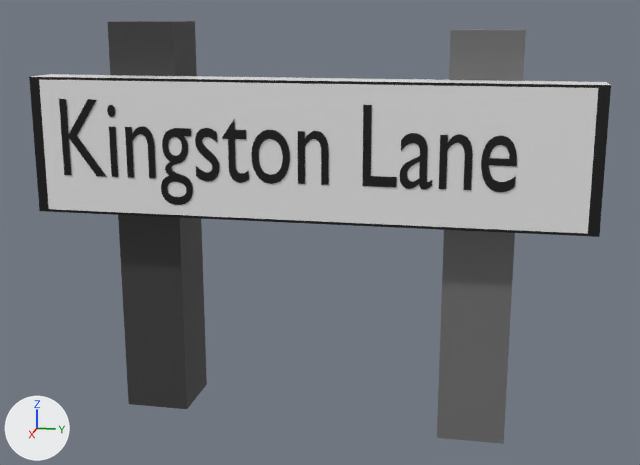
Renders of the FBX model Assets/Models/uk_street_sign_rural_10.fbx from each side of a commit.
Before and after are seen from a camera (50 mm lens) standing at (25.63, 8.79, 11.27) and looking at (0.07, 3.67, 4.88). The lights are fixed; the arrows at lower left show +X, +Y and +Z. Where no turn or scale is listed for an object, it has been applied to the vertices.
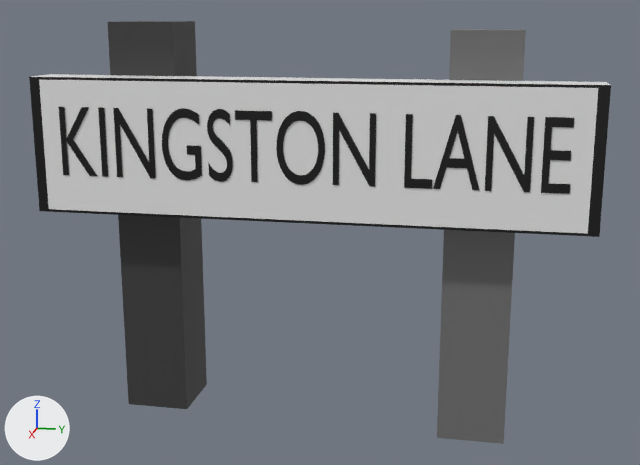
What differs and where, as boxes [x1, y1, x2, y2] in the pictures (640 x 465 px; the box of a moved part takes in the faces that stretch with it):
'Text', reshaped, rescaled (12% wider, 18% shorter): before [59, 99, 517, 205]; after [59, 107, 574, 194]
part 1 of me_text, moved or reshaped: before [362, 105, 397, 187]; after [404, 114, 432, 189]
part 2 of me_text, rebuilt (33% wider, 29% taller): before [400, 133, 432, 190]; after [333, 113, 376, 187]
part 3 of me_text, rebuilt (32% narrower, 35% taller): before [251, 130, 290, 184]; after [207, 109, 233, 182]
part 4 of me_text, rebuilt (38% wider, 34% taller): before [125, 126, 156, 178]; after [113, 108, 156, 178]
part 5 of me_text, rebuilt (19% wider, 33% taller): before [298, 131, 329, 185]; after [235, 110, 272, 182]
part 6 of me_text, rebuilt (10% wider, 37% taller): before [109, 127, 118, 177]; after [98, 108, 108, 177]
part 7 of me_text, added (black): after [276, 111, 325, 185]
part 8 of me_text, deleted (black): before [481, 135, 517, 192]
part 9 of me_text, deleted (black): before [439, 134, 473, 190]
part 10 of me_text, deleted: before [107, 105, 115, 117]
part 11 of me_text, cut back: before [161, 119, 249, 205]; after [162, 108, 202, 181]
part 12 of me_text, added (black): after [433, 115, 574, 194]

Patch to the scene script:
```diff
--- a/Assets/Models/uk_street_sign_rural_10.fbx.py
+++ b/Assets/Models/uk_street_sign_rural_10.fbx.py
@@ me_text @@
 # used by ob_text; location = (1.65, -3.9, 6.65); rotation_euler = (1.571, 0.0, 1.571), in degrees (90, 0, 90); scale = (2.32, 3.29, 4.0)
-me_text.from_pydata(...)  # 1057 vertices, 1041 faces; spans x 0.08..5.71, y -0.23..0.68, z 0.0
+me_text.from_pydata(...)  # 402 vertices, 382 faces; spans x 0.08..7.78, y -0.01..0.69, z 0.0
+# me_text part 1: the loose piece of 6 vertices spanning x 3.92..4.33, y 0.0..0.68, z 0.0 is moved by (1.52, 0.0, 0.0)
+# me_text part 2: the loose piece of 174 vertices spanning x 4.37..4.75, y -0.01..0.46, z 0.0 is rebuilt with 10 vertices and now spans x 4.39..5.02, y 0.0..0.68, z 0.0
+# me_text part 3: the loose piece of 96 vertices spanning x 2.56..3.04, y -0.01..0.46, z 0.0 is rebuilt with 122 vertices and now spans x 2.47..2.85, y -0.01..0.69, z 0.0
+# me_text part 4: the loose piece of 57 vertices spanning x 0.94..1.31, y 0.0..0.46, z 0.0 is rebuilt with 10 vertices and now spans x 0.98..1.61, y 0.0..0.68, z 0.0
+# me_text part 5: the loose piece of 57 vertices spanning x 3.13..3.51, y 0.0..0.46, z 0.0 is rebuilt with 8 vertices and now spans x 2.9..3.47, y 0.0..0.68, z 0.0
+# me_text part 6: the loose piece of 4 vertices spanning x 0.72..0.81, y 0.0..0.45, z 0.0 is rebuilt with 4 vertices and now spans x 0.73..0.83, y 0.0..0.68, z 0.0
+# me_text part 7: a new loose piece of 96 vertices spanning x 3.53..4.27, y -0.01..0.69, z 0.0, in mat_material_004 (black #000000)
+# me_text part 8: the loose piece of 99 vertices spanning x 5.31..5.71, y -0.01..0.46, z 0.0 is deleted
+# me_text part 9: the loose piece of 57 vertices spanning x 4.83..5.21, y 0.0..0.46, z 0.0 is deleted
+# me_text part 10: the loose piece of 48 vertices spanning x 0.71..0.82, y 0.53..0.64, z 0.0 is deleted
+# me_text part 11: 446 vertices removed from x 1.38..2.52, y -0.23..0.54, z 0.0; 100 vertices added at x 1.74..2.36, y -0.01..0.69, z 0.0
+# me_text part 12: 33 vertices added at x 5.86..7.78, y 0.0..0.69, z 0.0
 me_text.materials.append(mat_material_004)
@@ ob_text @@
 ob_text.rotation_euler = (1.571, 0.0, 1.571)  # degrees (90, 0, 90)
-ob_text.scale = (2.32, 3.29, 4.0)
+ob_text.scale = (1.88, 2.95, 4.0)
```
